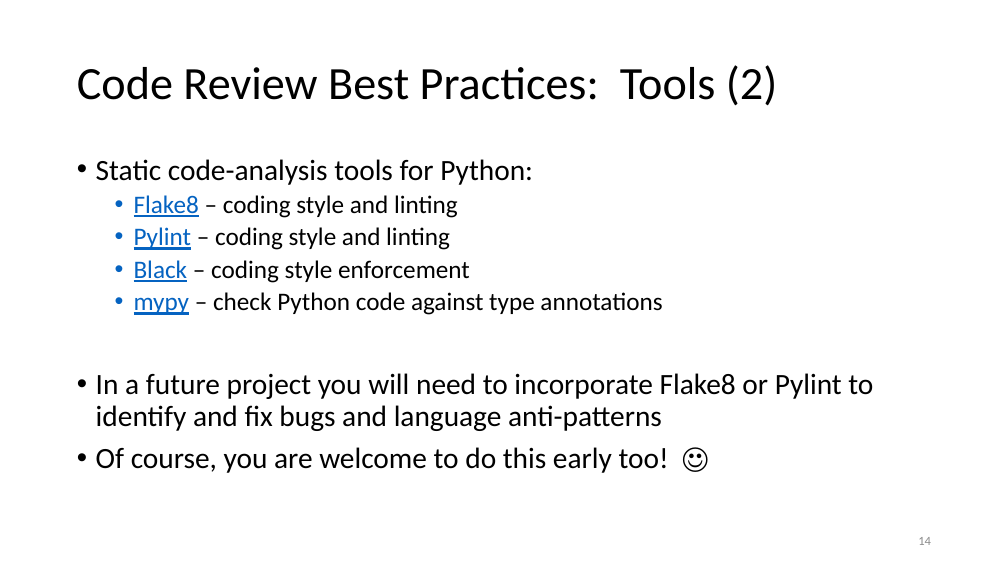
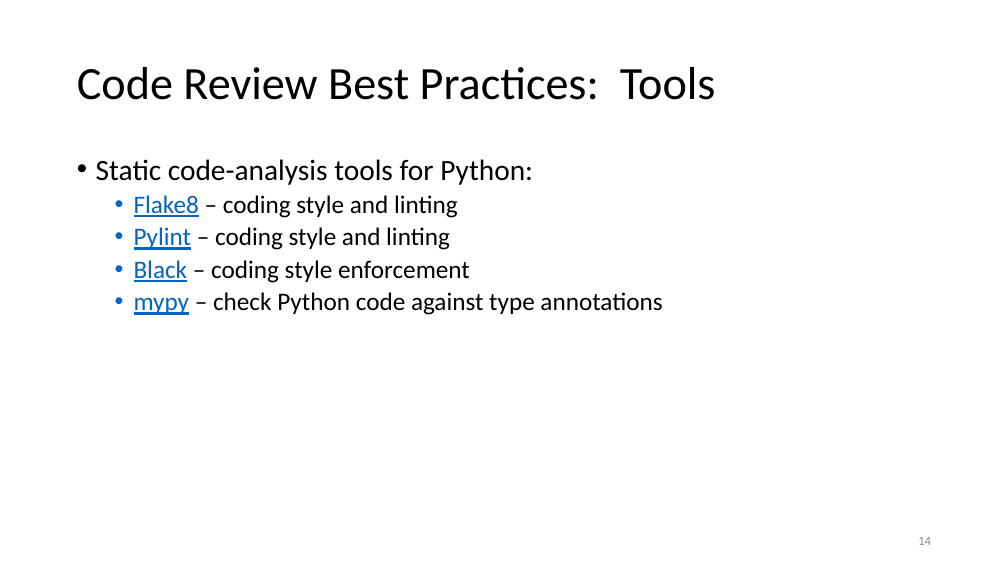
Before and after one commit to birajnp/Code-Review, a slide deck: slide 14 of presentations/CollaborativeConstruction.pptx. Drawn at 1008x567 pixels with LibreOffice and Linux fonts; fonts in the diff are those of the drawing. Boxes give left, top, right and bottom in pixels: in the first picture for what was removed or moved away, otherwise in the second. Text is boxed around its words. In the diff, an @@ line names an element or a change of style, - is before the commit and + after.

```diff
--- a/presentations/CollaborativeConstruction.pptx
+++ b/presentations/CollaborativeConstruction.pptx
@@ title at (x1=77, y1=67, x2=716, y2=100): text changed @@
-Code Review Best Practices: Tools (2)
+Code Review Best Practices: Tools
@@ text at (x1=96, y1=373, x2=873, y2=473): paragraphs removed @@
-• In a future project you will need to incorporate Flake8 or Pylint to identify and fix bugs and language anti-patterns
-• Of course, you are welcome to do this early too! ☺
```
Also in this commit, not shown: 2 other slides changed, 1 other file.
